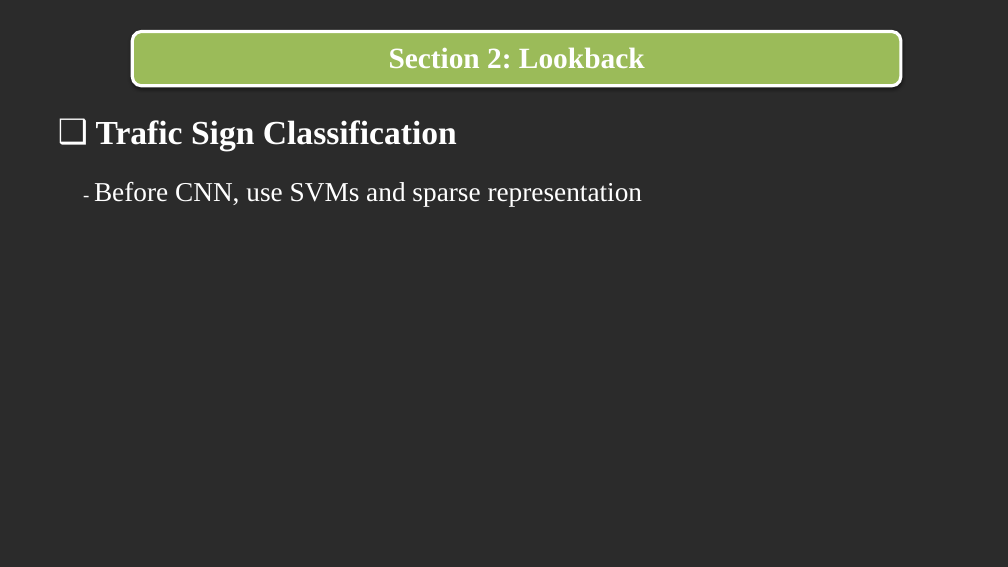
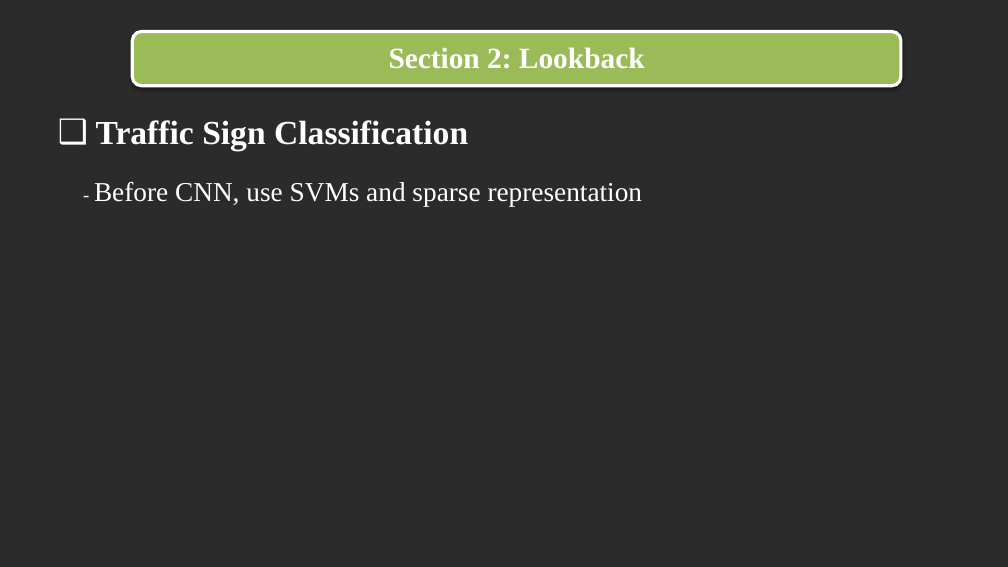
Before and after one commit to trandinhlam/document, a slide deck: slide 8 of AI_NangCao/slide/slide.pptx (slide 7 before the commit). Drawn at 1008x567 pixels with LibreOffice and Linux fonts; fonts in the diff are those of the drawing; background and template pictures are left out; a plain dark background stands for a picture behind light text. Boxes give left, top, right and bottom in pixels: in the first picture for what was removed or moved away, otherwise in the second. Text is boxed around its words. In the diff, an @@ line names an element or a change of style, - is before the commit and + after.

```diff
--- a/AI_NangCao/slide/slide.pptx
+++ b/AI_NangCao/slide/slide.pptx
@@ text at box(96, 120, 468, 151): text changed @@
-❑ Trafic Sign Classification
+❑ Traffic Sign Classification
```
Also in this commit, not shown: 6 other slides changed, 5 slides added.
